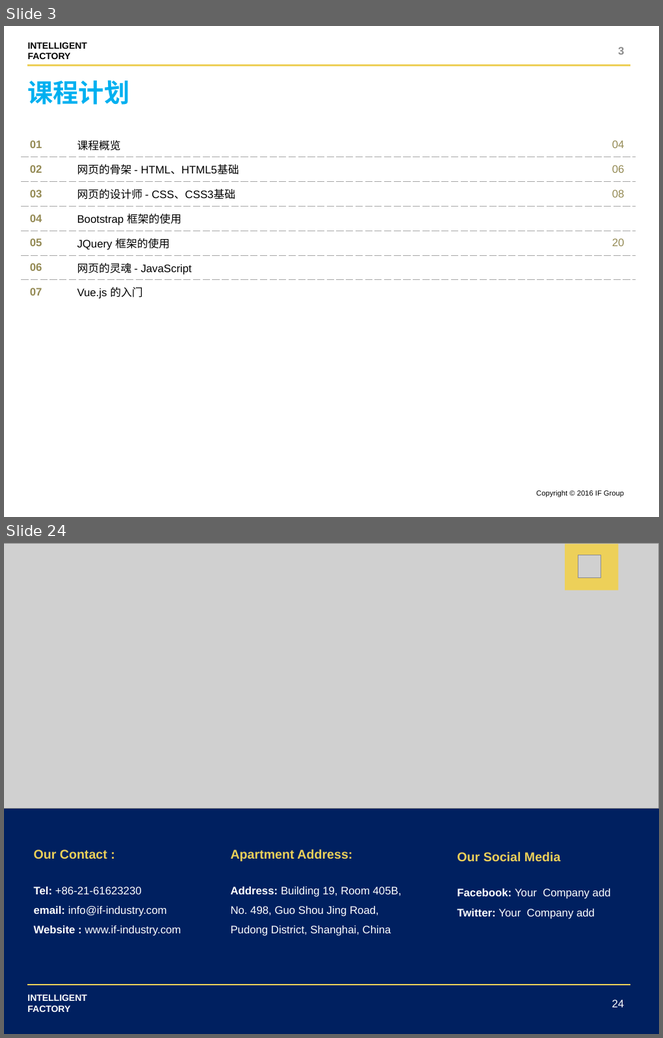
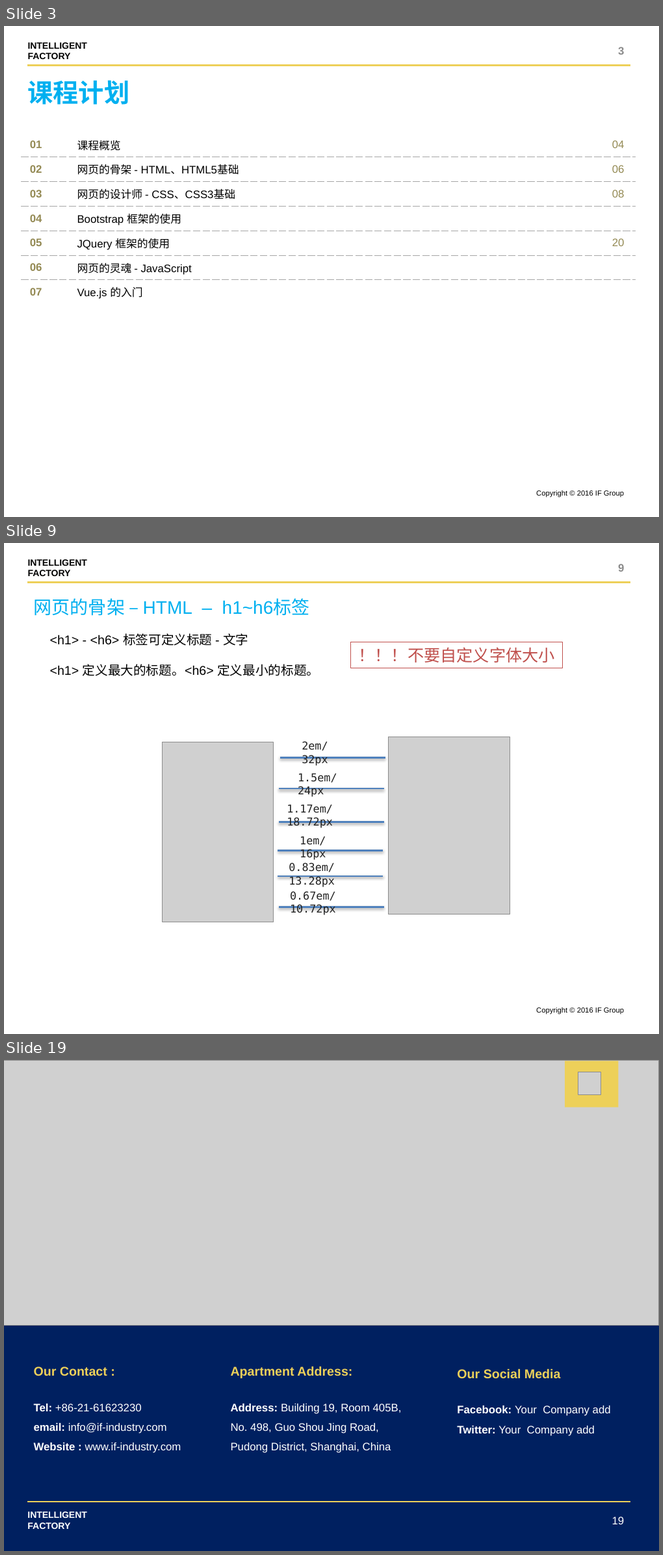
Before and after one commit to shentianyi/CompanyCource, a slide deck: CodeMonkey/cs05 UI前端/UI设计.pptx. Shown one above the other, each under a label of ours: slides 3 and 24 before the commit, slides 3, 9 and 19 after it; the slides between them are not shown. The pictures are 663x1038 and 663x1555 pixels, drawn with LibreOffice and Linux fonts; fonts in the diff are those of the drawing; grey boxes stand for pictures. Boxes give left, top, right and bottom in pixels: in the first picture for what was removed or moved away, otherwise in the second. Text is boxed around its words. In the diff, an @@ line names an element or a change of style, - is before the commit and + after.

Commit message:
html css

```diff
--- a/CodeMonkey/cs05 UI前端/UI设计.pptx
+++ b/CodeMonkey/cs05 UI前端/UI设计.pptx
@@ slide 9 added at [4,543,659,1034], background #FFFFFF; not listed: 3 template elements that a slide beside it also shows @@
@@ page number added at [618,564,624,572], 12 pt, text #8C8C8C, bold @@
+9
@@ text added at [34,598,310,616], 20 pt, text #00B0F0 @@
+网页的骨架 – HTML – h1~h6标签
@@ text added at [50,633,319,676], 14 pt, text #000000 @@
+<h1> - <h6> 标签可定义标题 - 文字
+<h1> 定义最大的标题。<h6> 定义最小的标题。
@@ rectangle added at [351,642,563,668], outline #C0504D 0.75 pt, 18 pt, text #C0504D @@
+！！！不要自定义字体大小
@@ picture added at [389,737,510,915] @@
@@ picture added at [163,742,274,923] @@
@@ text added at [302,741,328,766], 12 pt, text #222222 @@
+2em/32px
@@ line added from (280, 758) to (386, 758), #4F81BD 2 pt @@
@@ text added at [298,773,337,797], 12 pt, text #222222 @@
+1.5em/24px
@@ line added from (278, 789) to (384, 789), #4F81BD 2 pt @@
@@ text added at [287,804,333,828], 12 pt, text #222222 @@
+1.17em/18.72px
@@ line added from (278, 822) to (384, 822), #4F81BD 2 pt @@
@@ line added from (278, 851) to (384, 851), #4F81BD 2 pt @@
@@ text added at [300,836,326,861], 12 pt, text #222222 @@
+1em/16px
@@ text added at [289,863,335,887], 12 pt, text #222222 @@
+0.83em/13.28px
@@ line added from (278, 876) to (384, 876), #4F81BD 2 pt @@
@@ text added at [290,891,336,915], 12 pt, text #222222 @@
+0.67em/10.72px
@@ line added from (278, 907) to (384, 907), #4F81BD 2 pt @@
@@ what was slide 24 is now slide 19 @@
@@ page number at [612,1517,625,1525]: text changed @@
-24
+19
```
Also in this commit, not shown: 4 slides changed, 10 other slides added, 16 slides removed, 1 other file.
